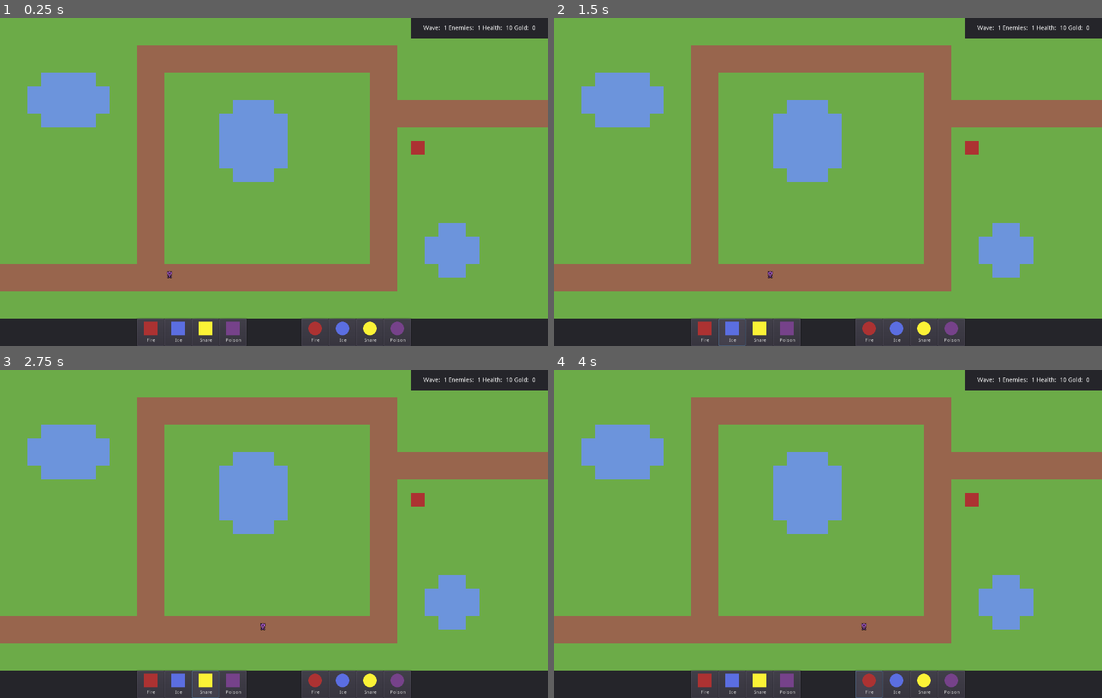
Above: before the commit, frames 1-4 (two rows, left to right).
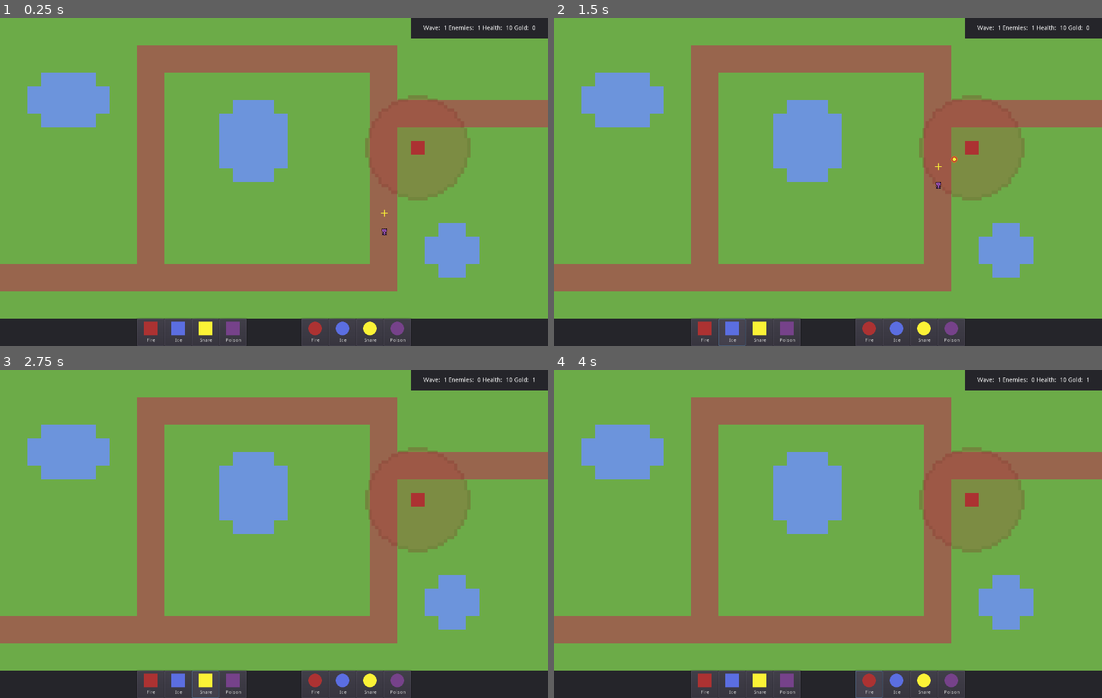
Above: after the commit, the same moments.

Repository: ivocoumans/godotwildjam72
Game: Godot game, scene res://screens/GameplayScreen.tscn
Same seed, same stepped clock (60 frames per second), same inputs: the game is played once before the commit and once after it.
Inputs:
- Up to frame 1 (0.25 s): no input
- Up to frame 2 (1.5 s): click "Fire" at 0.5 s; click "Ice" at 1.25 s
- Up to frame 3 (2.75 s): click "Snare" at 2 s
- Up to frame 4 (4 s): click "Poison" at 2.75 s; click "Fire" at 3.5 s

The runs differ from the first frame. In frame 1, 2.6% of the frame differs, in the area x 30-86%, y 23-80%; in frame 2, 2.6%, in the area x 39-86%, y 23-80%; in frame 3, 2.6%; in frame 4, 2.6%.

Commit message:
658: multiple tower types

Diff:
--- a/actors/EnemyLead.tscn
+++ b/actors/EnemyLead.tscn
@@ -8,6 +8,7 @@
 
 [node name="EnemyLead" type="KinematicBody2D"]
 script = ExtResource( 2 )
+show_target = true
 
 [node name="Sprite" type="Sprite" parent="."]
 position = Vector2( 8, 8 )
--- a/actors/EnemySpawner.gd
+++ b/actors/EnemySpawner.gd
@@ -26,7 +26,7 @@
 		var enemy_path_follow: PathFollow2D = EnemyPathFollow.instance()
 		enemy_path_follow.h_offset = _rng.randf_range(0, H_VARIANCE)
 		enemy_path_follow.v_offset = _rng.randf_range(0, V_VARIANCE)
-		enemy_path_follow.offset = 500
+		enemy_path_follow.offset = 1100
 		var enemy: Node = Enemy.instance()
 		enemy.speed = _rng.randf_range(enemy.speed - SPEED_VARIANCE, enemy.speed + SPEED_VARIANCE)
 		enemy.add_to_group("enemy")
--- a/objects/Tower.tscn
+++ /dev/null
@@ -1,31 +0,0 @@
-[gd_scene load_steps=5 format=2]
-
-[ext_resource path="res://assets/tower1.png" type="Texture" id=1]
-[ext_resource path="res://assets/radius.png" type="Texture" id=2]
-[ext_resource path="res://objects/Tower.gd" type="Script" id=3]
-
-[sub_resource type="CircleShape2D" id=2]
-radius = 125.0
-
-[node name="Tower" type="Node2D"]
-script = ExtResource( 3 )
-
-[node name="SpriteRadius" type="Sprite" parent="."]
-modulate = Color( 1, 1, 1, 0.254902 )
-position = Vector2( 16, 16 )
-scale = Vector2( 0.96, 0.96 )
-texture = ExtResource( 2 )
-
-[node name="Sprite" type="Sprite" parent="."]
-position = Vector2( 16, 16 )
-texture = ExtResource( 1 )
-
-[node name="Area2D" type="Area2D" parent="."]
-
-[node name="CollisionShape2D" type="CollisionShape2D" parent="Area2D"]
-visible = false
-position = Vector2( 16, 16 )
-shape = SubResource( 2 )
-
-[connection signal="body_entered" from="Area2D" to="." method="_on_Area2D_body_entered"]
-[connection signal="body_exited" from="Area2D" to="." method="_on_Area2D_body_exited"]
--- /dev/null
+++ b/objects/towers/ExplosiveTower.gd
@@ -0,0 +1 @@
+extends TowerBase
--- /dev/null
+++ b/objects/towers/ExplosiveTower.tscn
@@ -0,0 +1,14 @@
+[gd_scene load_steps=4 format=2]
+
+[ext_resource path="res://objects/towers/TowerBase.tscn" type="PackedScene" id=1]
+[ext_resource path="res://assets/tower1.png" type="Texture" id=2]
+[ext_resource path="res://objects/towers/ExplosiveTower.gd" type="Script" id=3]
+
+[node name="ExplosiveTower" type="Node2D"]
+script = ExtResource( 3 )
+
+[node name="Sprite" type="Sprite" parent="."]
+position = Vector2( 16, 16 )
+texture = ExtResource( 2 )
+
+[node name="TowerBase" parent="." instance=ExtResource( 1 )]
--- /dev/null
+++ b/objects/towers/FreezeTower.gd
@@ -0,0 +1 @@
+extends TowerBase
--- /dev/null
+++ b/objects/towers/FreezeTower.tscn
@@ -0,0 +1,16 @@
+[gd_scene load_steps=4 format=2]
+
+[ext_resource path="res://objects/towers/TowerBase.tscn" type="PackedScene" id=1]
+[ext_resource path="res://assets/tower2.png" type="Texture" id=2]
+[ext_resource path="res://objects/towers/FreezeTower.gd" type="Script" id=3]
+
+[node name="FreezeTower" type="Node2D"]
+script = ExtResource( 3 )
+fire_rate = 0.3
+bullet_type = 1
+
+[node name="Sprite" type="Sprite" parent="."]
+position = Vector2( 16, 16 )
+texture = ExtResource( 2 )
+
+[node name="TowerBase" parent="." instance=ExtResource( 1 )]
--- /dev/null
+++ b/objects/towers/PoisonTower.gd
@@ -0,0 +1 @@
+extends TowerBase
--- /dev/null
+++ b/objects/towers/PoisonTower.tscn
@@ -0,0 +1,16 @@
+[gd_scene load_steps=4 format=2]
+
+[ext_resource path="res://objects/towers/TowerBase.tscn" type="PackedScene" id=1]
+[ext_resource path="res://assets/tower5.png" type="Texture" id=2]
+[ext_resource path="res://objects/towers/PoisonTower.gd" type="Script" id=3]
+
+[node name="PoisonTower" type="Node2D"]
+script = ExtResource( 3 )
+fire_rate = 0.4
+bullet_type = 3
+
+[node name="Sprite" type="Sprite" parent="."]
+position = Vector2( 16, 16 )
+texture = ExtResource( 2 )
+
+[node name="TowerBase" parent="." instance=ExtResource( 1 )]
--- /dev/null
+++ b/objects/towers/SnareTower.gd
@@ -0,0 +1 @@
+extends TowerBase
--- /dev/null
+++ b/objects/towers/SnareTower.tscn
@@ -0,0 +1,16 @@
+[gd_scene load_steps=4 format=2]
+
+[ext_resource path="res://objects/towers/TowerBase.tscn" type="PackedScene" id=1]
+[ext_resource path="res://assets/tower3.png" type="Texture" id=2]
+[ext_resource path="res://objects/towers/SnareTower.gd" type="Script" id=3]
+
+[node name="SnareTower" type="Node2D"]
+script = ExtResource( 3 )
+fire_rate = 0.2
+bullet_type = 2
+
+[node name="Sprite" type="Sprite" parent="."]
+position = Vector2( 16, 16 )
+texture = ExtResource( 2 )
+
+[node name="TowerBase" parent="." instance=ExtResource( 1 )]
--- a/objects/Tower.gd
+++ b/objects/towers/TowerBase.gd
@@ -1,13 +1,12 @@
 extends Node2D
+class_name TowerBase
 
 
+export (bool) var is_enabled: bool = true
 export (bool) var show_radius: bool = false
 export (float) var fire_rate: float = 0.5
 export (int) var bullet_type: int = 0
-export (bool) var is_enabled: bool = true
-
-
-var cost: float = 5.0
+export (float) var cost: float = 5.0
 
 
 var _enemies: Array = []
@@ -16,7 +15,10 @@
 
 
 func _ready() -> void:
-	$SpriteRadius.visible = show_radius
+	$TowerBase/SpriteRadius.visible = show_radius
+	# TODO: can I do this in the editor?
+	var _error = $TowerBase/Area2D.connect("body_entered", self, "_on_Area2D_body_entered")
+	_error = $TowerBase/Area2D.connect("body_exited", self, "_on_Area2D_body_exited")
 
 
 func _process(delta) -> void:
--- /dev/null
+++ b/objects/towers/TowerBase.tscn
@@ -0,0 +1,20 @@
+[gd_scene load_steps=3 format=2]
+
+[ext_resource path="res://assets/radius.png" type="Texture" id=2]
+
+[sub_resource type="CircleShape2D" id=1]
+radius = 125.0
+
+[node name="TowerBase" type="Node2D"]
+
+[node name="SpriteRadius" type="Sprite" parent="."]
+modulate = Color( 1, 1, 1, 0.254902 )
+position = Vector2( 16, 16 )
+scale = Vector2( 0.96, 0.96 )
+texture = ExtResource( 2 )
+
+[node name="Area2D" type="Area2D" parent="."]
+
+[node name="CollisionShape2D" type="CollisionShape2D" parent="Area2D"]
+position = Vector2( 16, 16 )
+shape = SubResource( 1 )
--- a/project.godot
+++ b/project.godot
@@ -23,11 +23,17 @@
 "class": "DamageOverTimeEffect",
 "language": "GDScript",
 "path": "res://actors/damage_over_time_effect.gd"
+}, {
+"base": "Node2D",
+"class": "TowerBase",
+"language": "GDScript",
+"path": "res://objects/towers/TowerBase.gd"
 } ]
 _global_script_class_icons={
 "BulletBase": "",
 "Common": "",
-"DamageOverTimeEffect": ""
+"DamageOverTimeEffect": "",
+"TowerBase": ""
 }
 
 [application]
--- a/screens/GameplayScreen.gd
+++ b/screens/GameplayScreen.gd
@@ -1,7 +1,10 @@
 extends Node
 
 
-const Tower: PackedScene = preload("res://objects/Tower.tscn")
+const ExplosiveTower: PackedScene = preload("res://objects/towers/ExplosiveTower.tscn")
+const FreezeTower: PackedScene = preload("res://objects/towers/FreezeTower.tscn")
+const SnareTower: PackedScene = preload("res://objects/towers/SnareTower.tscn")
+const PoisonTower: PackedScene = preload("res://objects/towers/PoisonTower.tscn")
 
 
 const GRID_SIZE: int = 32
@@ -13,6 +16,7 @@
 var _enemies: int = 0
 var _wave: int = 0
 var _is_build_mode: bool = false
+var _active_tower: int = -1
 var _active_ability: int = -1
 
 
@@ -87,7 +91,7 @@
 			return
 		_gold -= placeholder.cost
 		ui.set_gold(_gold)
-		var tower = Tower.instance()
+		var tower = ExplosiveTower.instance()
 		tower.position = placeholder.position
 		towers.add_child(tower)
 
--- a/screens/GameplayScreen.tscn
+++ b/screens/GameplayScreen.tscn
@@ -1,6 +1,6 @@
 [gd_scene load_steps=9 format=2]
 
-[ext_resource path="res://objects/Tower.tscn" type="PackedScene" id=1]
+[ext_resource path="res://objects/towers/ExplosiveTower.tscn" type="PackedScene" id=1]
 [ext_resource path="res://assets/tileset.tres" type="TileSet" id=2]
 [ext_resource path="res://actors/EnemySpawner.tscn" type="PackedScene" id=3]
 [ext_resource path="res://screens/GameplayScreen.gd" type="Script" id=4]
@@ -38,8 +38,9 @@
 
 [node name="Towers" type="YSort" parent="Node2D"]
 
-[node name="Tower" parent="Node2D/Towers" instance=ExtResource( 1 )]
+[node name="ExplosiveTower" parent="Node2D/Towers" instance=ExtResource( 1 )]
 position = Vector2( 960, 288 )
+show_radius = true
 
 [node name="Enemies" type="YSort" parent="Node2D"]
 
Not shown: 1 places in screens/GameplayScreen.tscn that only renumber resources
